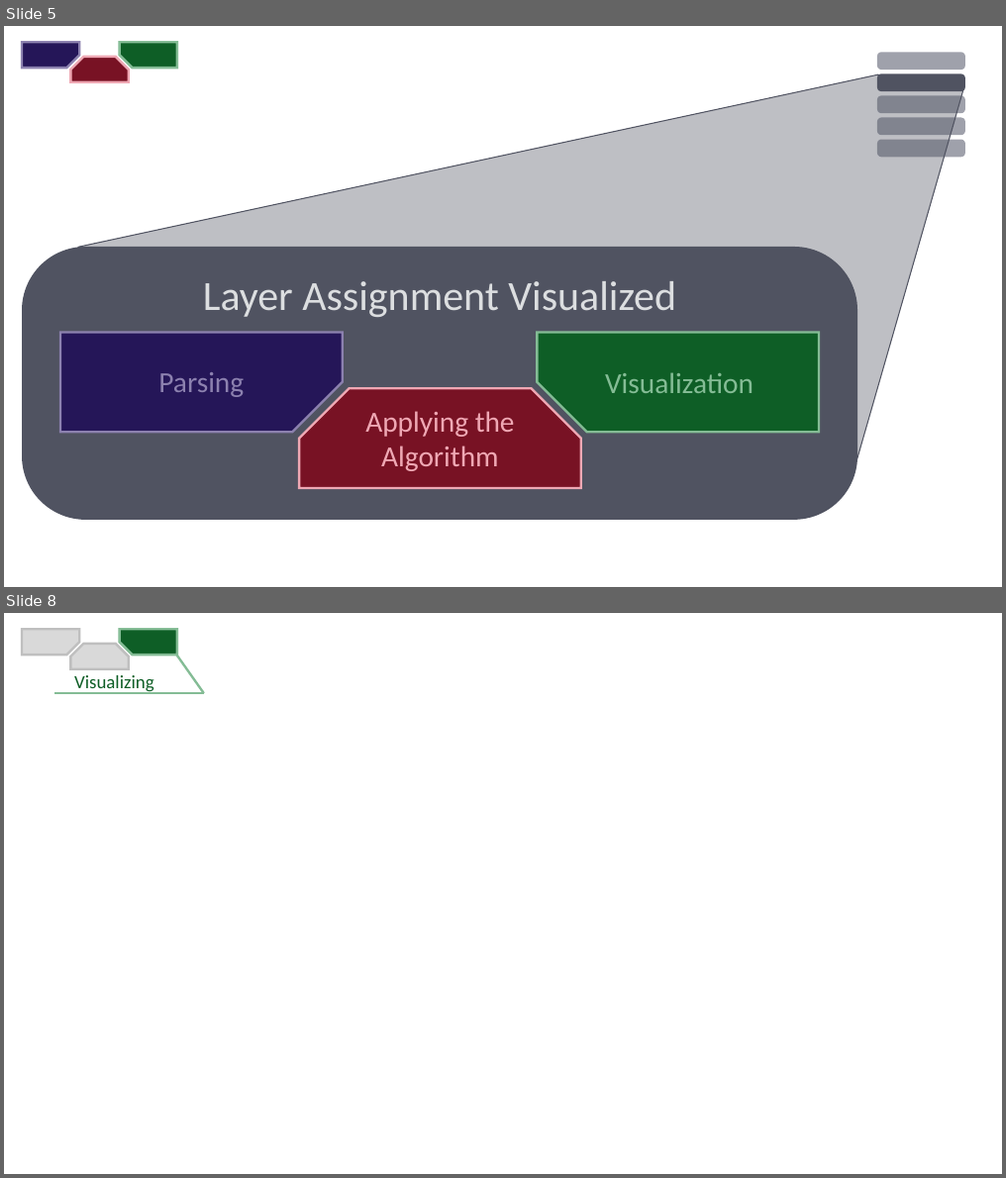
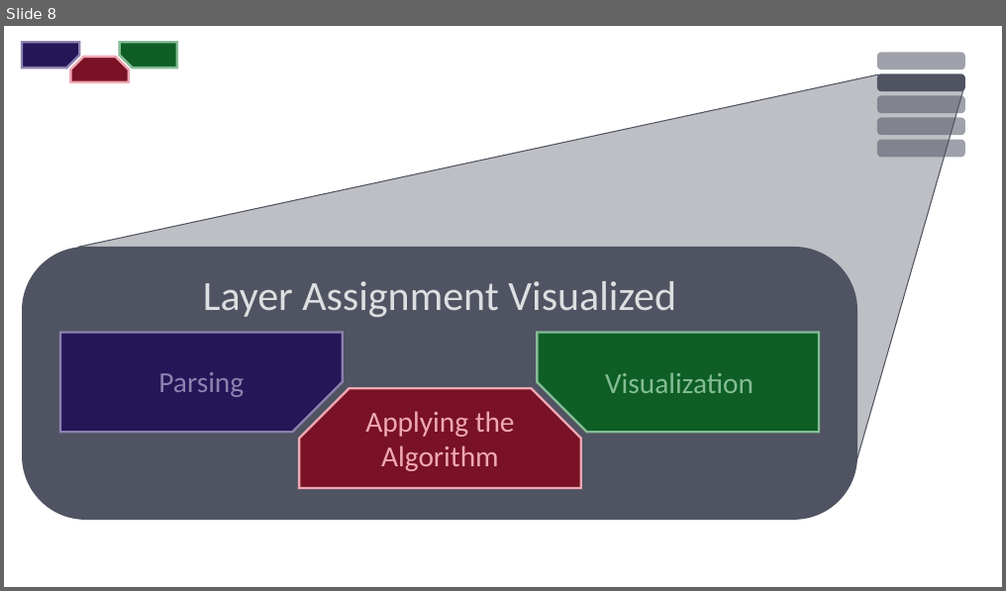
Before and after one commit to fryLA/LAProject, a slide deck: DokuLayerAssignment/ZwischenPräsentation.pptx. Shown one above the other, each under a label of ours: slides 5 and 8 before the commit, slide 8 after it; the slides between them are not shown. The pictures are 1006x1178 and 1006x591 pixels, drawn with LibreOffice and Linux fonts; fonts in the diff are those of the drawing. Boxes give left, top, right and bottom in pixels: in the first picture for what was removed or moved away, otherwise in the second. Text is boxed around its words. In the diff, an @@ line names an element or a change of style, - is before the commit and + after.

```diff
--- a/DokuLayerAssignment/ZwischenPräsentation.pptx
+++ b/DokuLayerAssignment/ZwischenPräsentation.pptx
@@ slide 8 removed at [4, 613, 1002, 1174], background #FFFFFF @@
@@ snip rect removed at [22, 630, 79, 655] @@
@@ snip rect removed at [119, 630, 177, 655] @@
@@ snip same rect removed at [70, 644, 129, 669] @@
@@ line removed from (177, 655) to (204, 693) @@
@@ line removed from (54, 693) to (204, 693) @@
@@ text removed at [74, 675, 154, 693] @@
-Visualizing
@@ what was slide 5 is now slide 8 @@
```
Also in this commit, not shown: 2 slides changed, 7 slides added, 1 other file.
